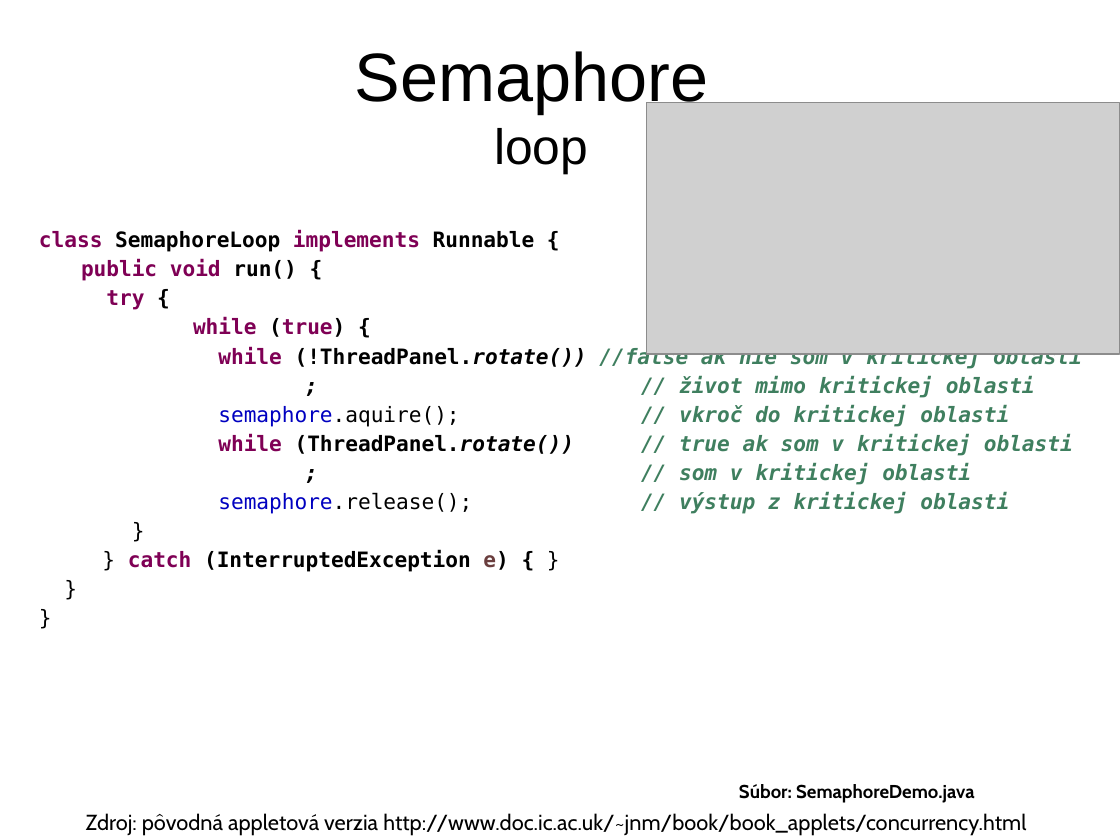
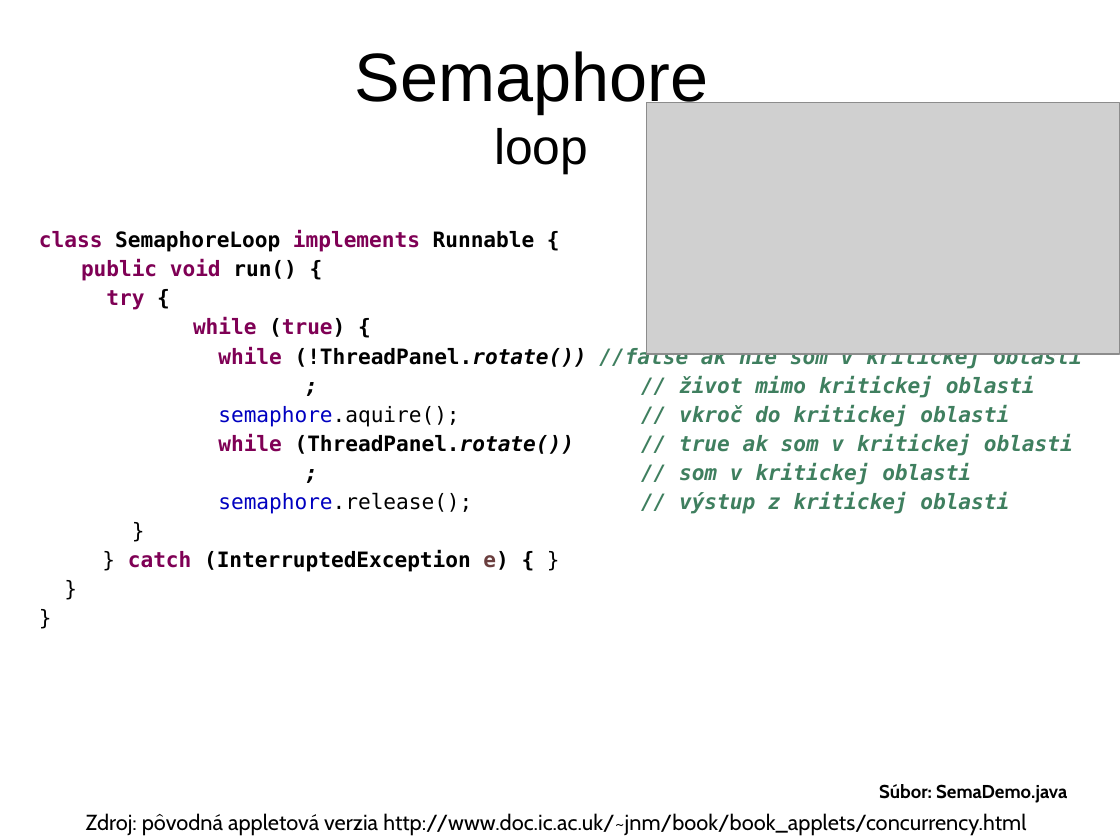
Before and after one commit to Programovanie4/Prednasky, a slide deck: slide 23 of 09/09_java.ppt (slide 20 before the commit). Drawn at 1120x840 pixels with LibreOffice and Linux fonts; fonts in the diff are those of the drawing; grey boxes stand for pictures. Boxes give left, top, right and bottom in pixels: in the first picture for what was removed or moved away, otherwise in the second. Text is boxed around its words. In the diff, an @@ line names an element or a change of style, - is before the commit and + after.

```diff
--- a/09/09_java.ppt
+++ b/09/09_java.ppt
@@ text at (879,784,1067,803): text changed @@
-Súbor: SemaphoreDemo.java
+Súbor: SemaDemo.java
```
Also in this commit, not shown: 1 other slide changed, 3 slides added, 1 other file.
